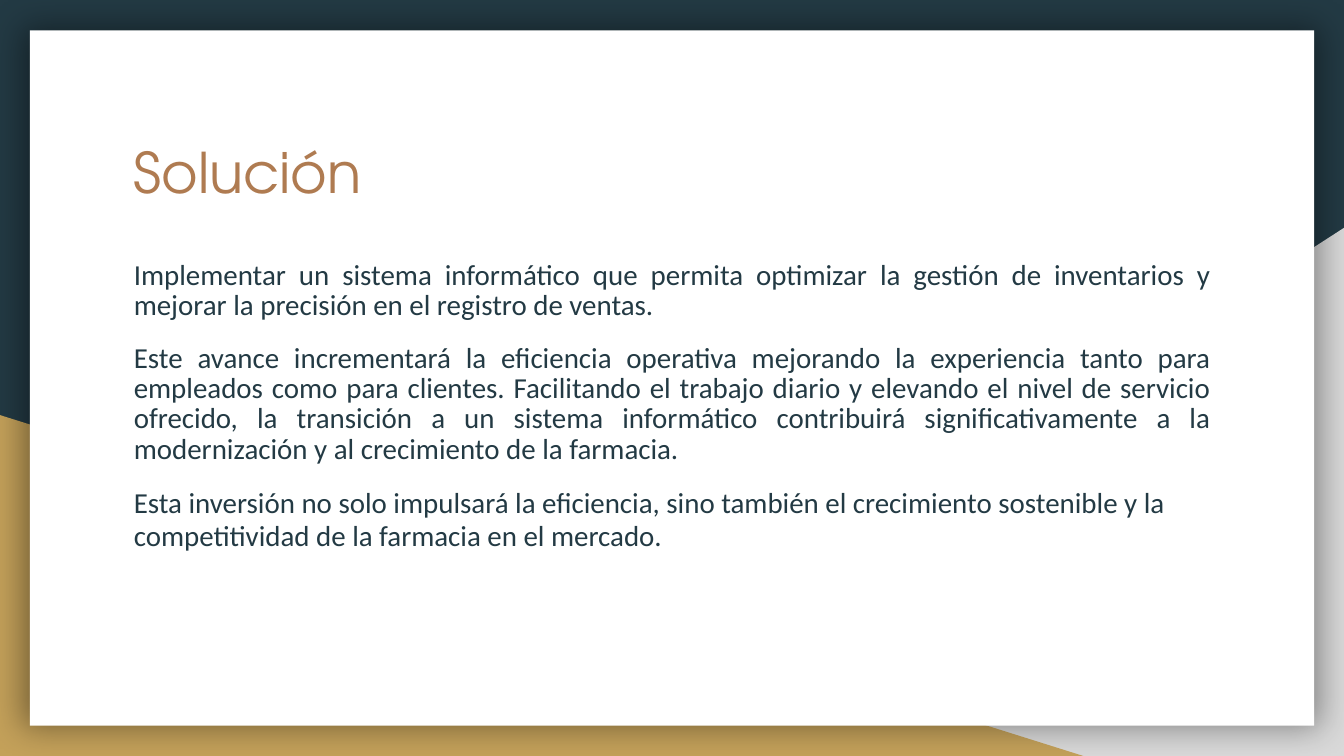
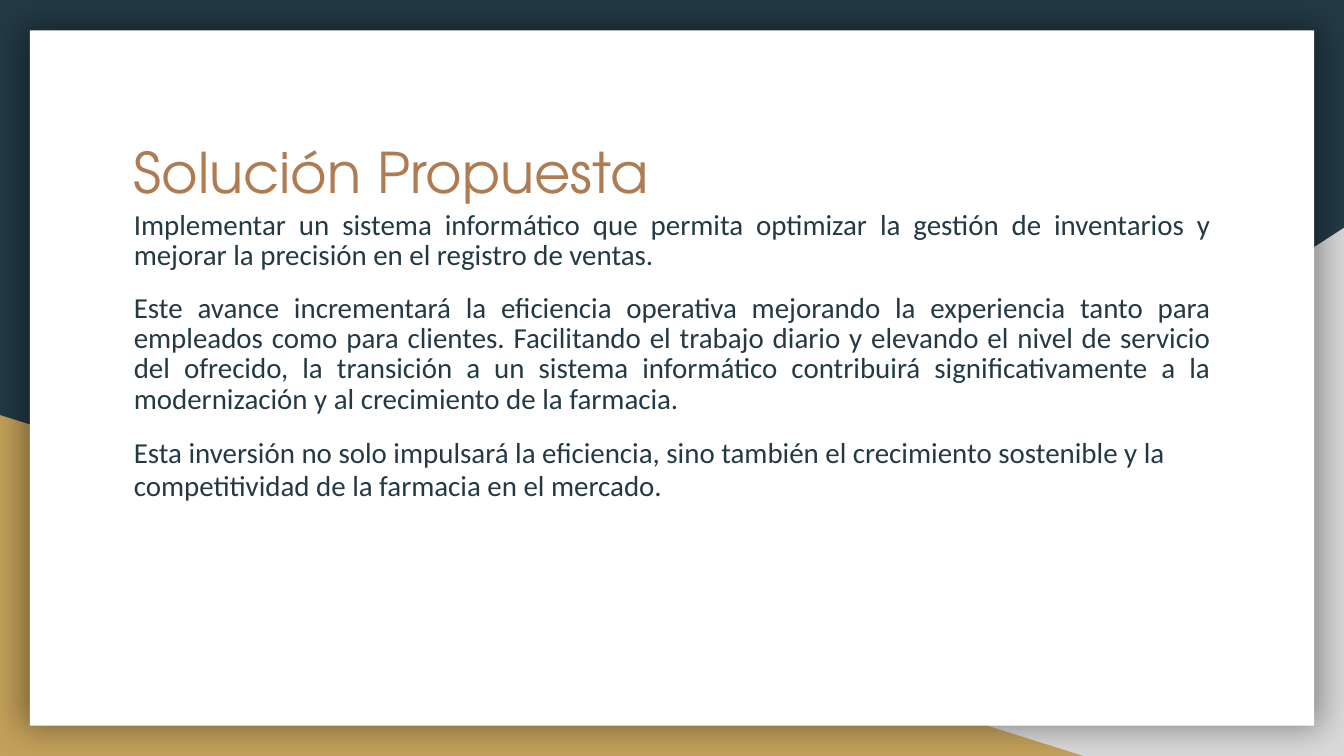
Before and after one commit to dacamposk1/capstone_grupo2, a slide deck: slide 3 of Fase 1/Evidencias Grupales/Presentación idea de proyecto.pptx. Drawn at 1344x756 pixels with LibreOffice and Linux fonts; fonts in the diff are those of the drawing. Boxes give left, top, right and bottom in pixels: in the first picture for what was removed or moved away, otherwise in the second. Text is boxed around its words. In the diff, an @@ line names an element or a change of style, - is before the commit and + after.

```diff
--- a/Fase 1/Evidencias Grupales/Presentación idea de proyecto.pptx
+++ b/Fase 1/Evidencias Grupales/Presentación idea de proyecto.pptx
@@ title at (134,150,649,219): text changed @@
-Solución
+Solución Propuesta
@@ text "Implementar un sistema informático que ...": place and size @@
-text "Implementar un sistema informático que ..." at (134,265,1210,551)
+text "Implementar un sistema informático que ..." at (134,215,1210,501)
@@ text at (134,298,1210,414): text changed @@
-Este avance incrementará la eficiencia operativa mejorando la experiencia tanto para empleados como para clientes. Facilitando el trabajo diario y elevando el nivel de servicio ofrecido, la transición a un sistema informático contribuirá significativamente a la modernización y al crecimiento de la farmacia.
+Este avance incrementará la eficiencia operativa mejorando la experiencia tanto para empleados como para clientes. Facilitando el trabajo diario y elevando el nivel de servicio del ofrecido, la transición a un sistema informático contribuirá significativamente a la modernización y al crecimiento de la farmacia.
```
Also in this commit, not shown: 5 other slides changed.
